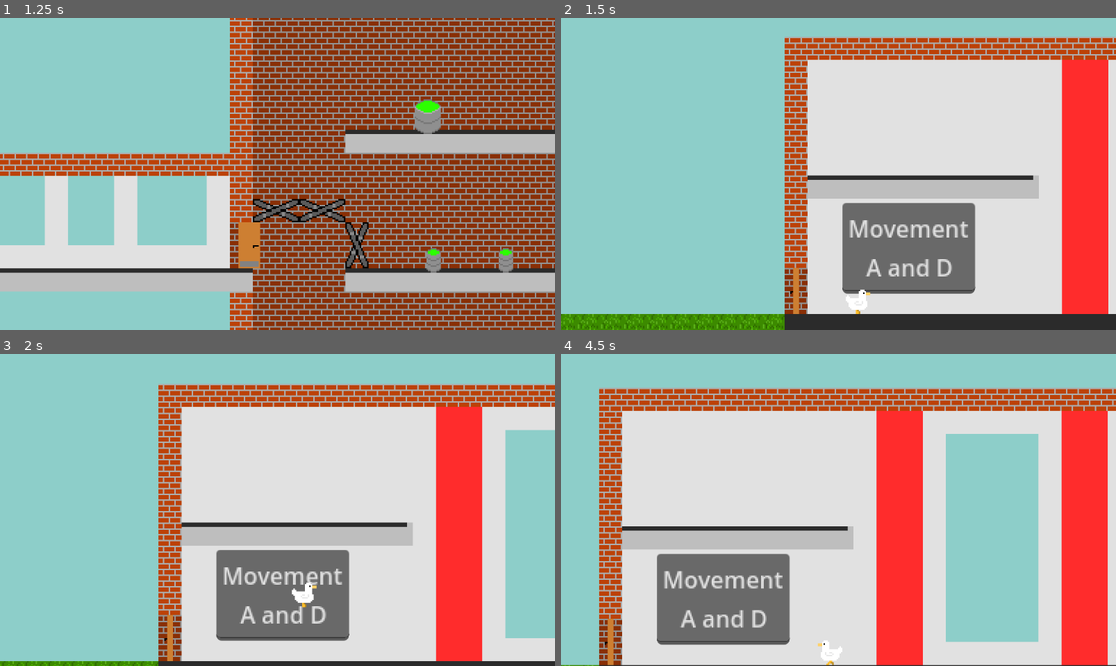
Above: before the commit, frames 1-4 (two rows, left to right).
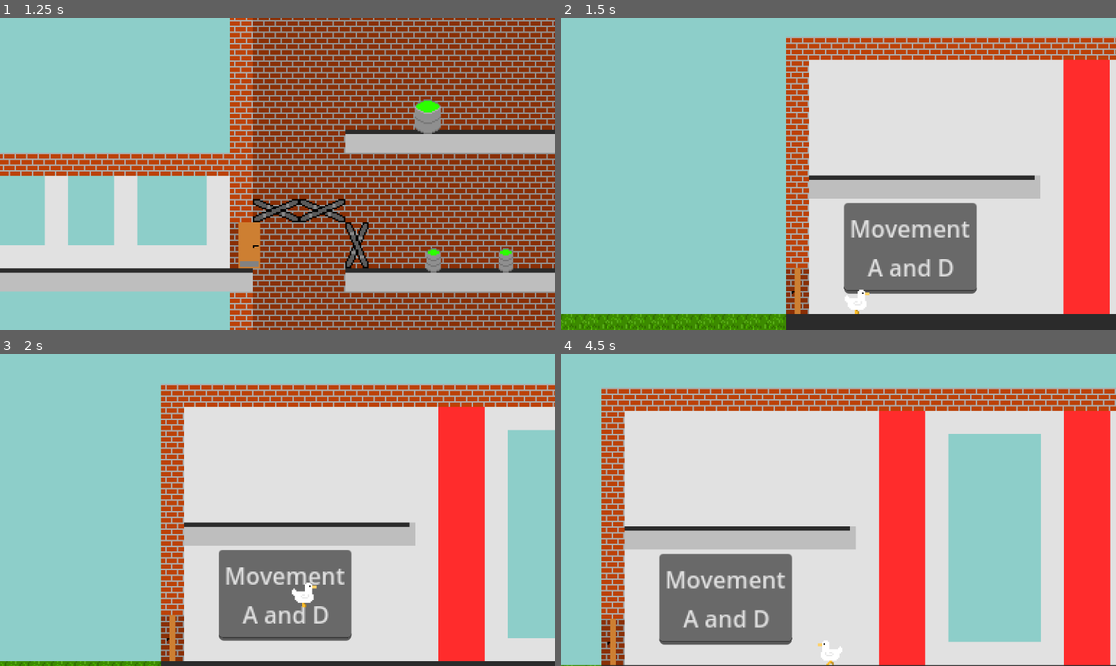
Above: after the commit, the same moments.

Repository: loholla/Goose-Terror
Game: Godot game, scene res://Scenes/Levels/Level4-ScienceEast.tscn
Same seed, same stepped clock (60 frames per second), same inputs: the game is played once before the commit and once after it. This scene is started directly instead of the project's main scene.
Inputs (mouse positions are in pixels of both pictures, inside the frame that each line leads up to):
- Up to frame 1 (1.25 s): tap Enter at 0.5 s; move the mouse to (399, 158) at 0.52 s; hold Right (Right) from 0.53 s (still down); click (399, 158) at 0.67 s; tap Up (Up) at 0.77, 1.07 s
- Up to frame 2 (1.5 s): keep holding Right (Right); move the mouse to (727, 189) at 1.27 s
- Up to frame 3 (2 s): keep holding Right (Right); tap Up (Up) at 1.52, 1.82 s
- Up to frame 4 (4.5 s): move the mouse to (894, 441) at 2.02 s; release Right (Right) at 2.03 s; hold Left (Left) 2.03-2.78 s; move the mouse to (810, 572) at 2.77 s; hold Right (Right) 2.78-4.28 s; click (810, 572) at 2.92 s; tap Up (Up) at 3.02, 3.32, 3.77, 4.07 s; move the mouse to (1005, 556) at 3.52 s; move the mouse to (672, 463) at 4.27 s; hold Left (Left) from 4.28 s (still down)

Frame 1 is identical in both runs. In frame 2, 4.6% of the frame differs, in the area x 0-100%, y 6-100%; in frame 3, 5.7%; in frame 4, 7.1%, in the area x 0-100%, y 10-100%.

Commit message:
some stuff

Diff:
--- a/Scenes/Levels/Level4-ScienceEast.tscn
+++ b/Scenes/Levels/Level4-ScienceEast.tscn
@@ -12,7 +12,10 @@
 [ext_resource type="PackedScene" uid="uid://cb23wbn8nhqsw" path="res://Scenes/Characters/Person1c.tscn" id="10_8j7ts"]
 [ext_resource type="PackedScene" uid="uid://b2hjxi2nrnwpn" path="res://Scenes/Characters/Person2c.tscn" id="11_b1uou"]
 [ext_resource type="PackedScene" uid="uid://seofeu8n0j2r" path="res://Scenes/Characters/Player.tscn" id="12_qe0gc"]
-[ext_resource type="PackedScene" path="res://Scenes/Misc/level_fin.tscn" id="13_t5j3o"]
+[ext_resource type="PackedScene" uid="uid://dhk3xsbhlautn" path="res://Scenes/Misc/level_fin.tscn" id="13_t5j3o"]
+
+[sub_resource type="RectangleShape2D" id="RectangleShape2D_opfis"]
+size = Vector2(20, 64)
 
 [node name="Level4-scienceEast" type="Node2D"]
 
@@ -143,3 +146,9 @@
 
 [node name="LevelFin" parent="." instance=ExtResource("13_t5j3o")]
 position = Vector2(846, -16)
+
+[node name="StaticBody2D" type="StaticBody2D" parent="."]
+
+[node name="CollisionShape2D" type="CollisionShape2D" parent="StaticBody2D"]
+position = Vector2(-44, -128)
+shape = SubResource("RectangleShape2D_opfis")
--- a/Scenes/Misc/LargeToxicVat.tscn
+++ b/Scenes/Misc/LargeToxicVat.tscn
@@ -24,7 +24,7 @@
 [node name="Area2D" type="Area2D" parent="."]
 
 [node name="CollisionShape2D" type="CollisionShape2D" parent="Area2D"]
-position = Vector2(0, -8)
+position = Vector2(0, -2)
 shape = SubResource("CircleShape2D_faqk7")
 
 [connection signal="body_entered" from="Area2D" to="." method="_on_area_2d_body_entered"]
Not shown: 1 places in Scenes/Levels/Level0-Rendleman.tscn that only renumber resources
Not shown: 1 places in Scenes/Levels/Level1-Lovejoy.tscn that only renumber resources
Not shown: 1 places in Scenes/Levels/Level4-ScienceEast.tscn that only renumber resources
Not shown: 1 places in Scenes/Levels/Level4-ScienceWest.tscn that only renumber resources
